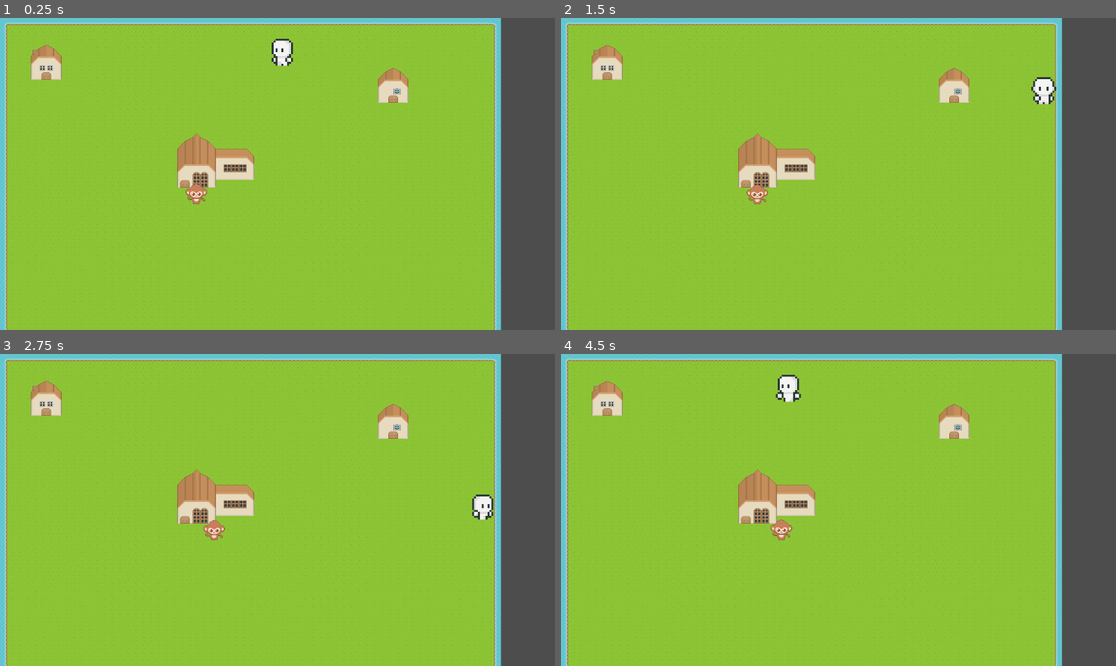
Above: before the commit, frames 1-4 (two rows, left to right).
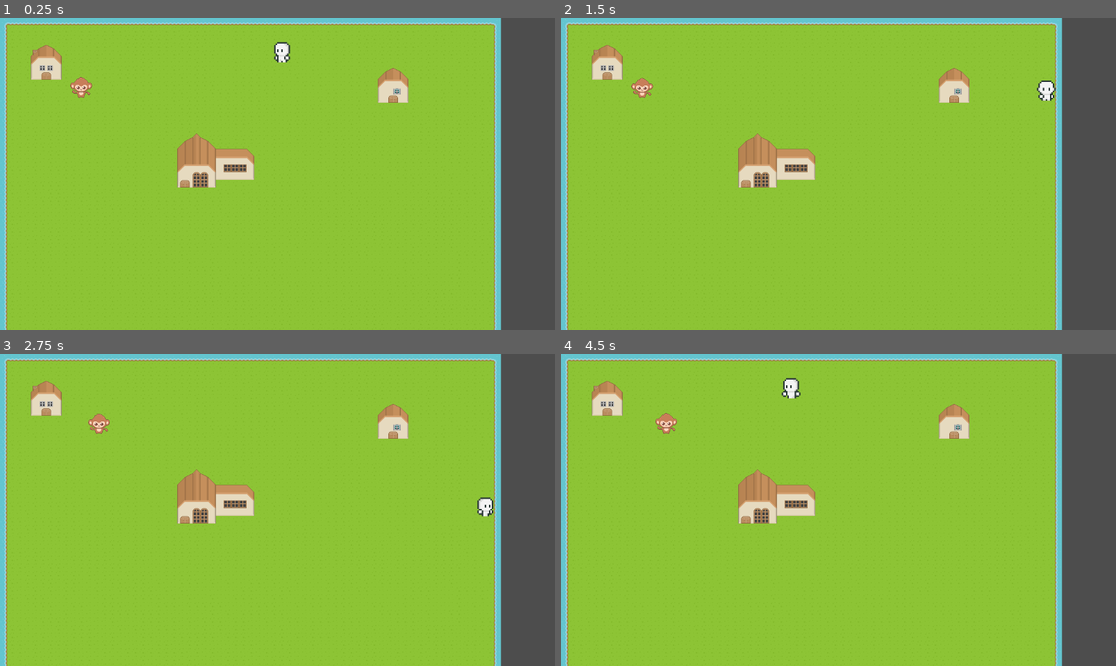
Above: after the commit, the same moments.

Repository: LKenny26/Buddyville
Game: Godot game, scene res://scenes/main.tscn
The game is run twice, just before and just after one commit, with the same random seed, the same clock (stepped at 60 frames per second) and the same inputs.
Inputs:
- Up to frame 1 (0.25 s): no input
- Up to frame 2 (1.5 s): hold Right (Right) 0.53-1.28 s; hold Shift (Run) 0.53-1.28 s; hold Down (Down) from 1.28 s (still down); tap Shift (Run) at 1.35 s
- Up to frame 3 (2.75 s): release Down (Down) at 2.03 s; hold Right (Right) from 2.03 s (still down); hold Shift (Run) from 2.03 s (still down)
- Up to frame 4 (4.5 s): release Right (Right) at 2.78 s; release Shift (Run) at 2.78 s; hold Up (Up) 2.78-3.53 s; tap Shift (Run) at 2.85, 4.35 s; hold Shift (Run) 3.53-4.28 s; hold Left (Left) from 3.53 s (still down)

The runs differ from the first frame. In frame 1, 0.6% of the frame differs, in the area x 12-53%, y 6-60%; in frame 2, 0.5%; in frame 3, 0.5%; in frame 4, 0.6%, in the area x 17-44%, y 6-60%.

Commit message:
update player size

Diff:
--- a/buddyville/scenes/main.tscn
+++ b/buddyville/scenes/main.tscn
@@ -2,14 +2,14 @@
 
 [ext_resource type="PackedScene" uid="uid://dlkgdkauuen1n" path="res://scenes/map.tscn" id="1_ej20c"]
 [ext_resource type="PackedScene" uid="uid://ru1bibjng8ry" path="res://scenes/Villagers.tscn" id="2_re01m"]
-[ext_resource type="PackedScene" path="res://scenes/player.tscn" id="3_e0kjd"]
+[ext_resource type="PackedScene" uid="uid://ehfrk34mqty0" path="res://scenes/player.tscn" id="3_e0kjd"]
 
 [node name="Node2D" type="Node2D"]
 
 [node name="Map" parent="." instance=ExtResource("1_ej20c")]
 
 [node name="Villagers" parent="." instance=ExtResource("2_re01m")]
-position = Vector2(407, 365)
+position = Vector2(168, 144)
 
 [node name="player" parent="." instance=ExtResource("3_e0kjd")]
 position = Vector2(584, 71)
--- a/buddyville/scenes/player.tscn
+++ b/buddyville/scenes/player.tscn
@@ -684,7 +684,7 @@
 radius = 36.6879
 
 [node name="player" type="CharacterBody2D"]
-scale = Vector2(4, 4)
+scale = Vector2(3, 3)
 script = ExtResource("1_kih5j")
 
 [node name="CollisionShape2D" type="CollisionShape2D" parent="."]
Not shown: 1 places in buddyville/scenes/player.tscn that only renumber resources
